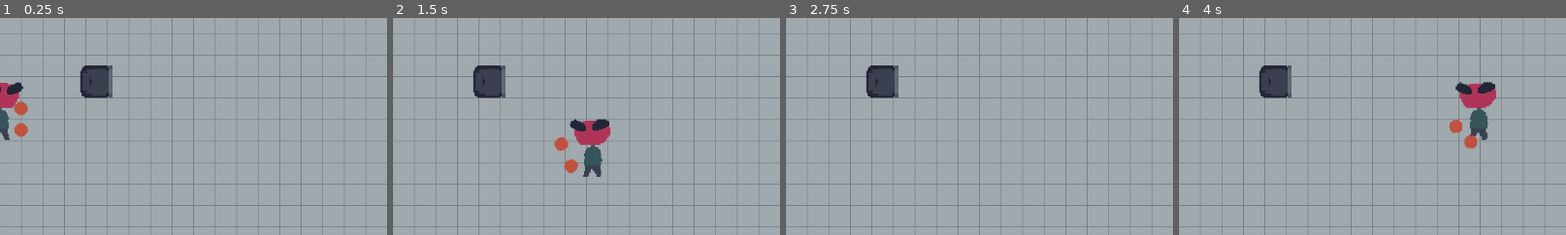
Above: before the commit, frames 1-4 (left to right).
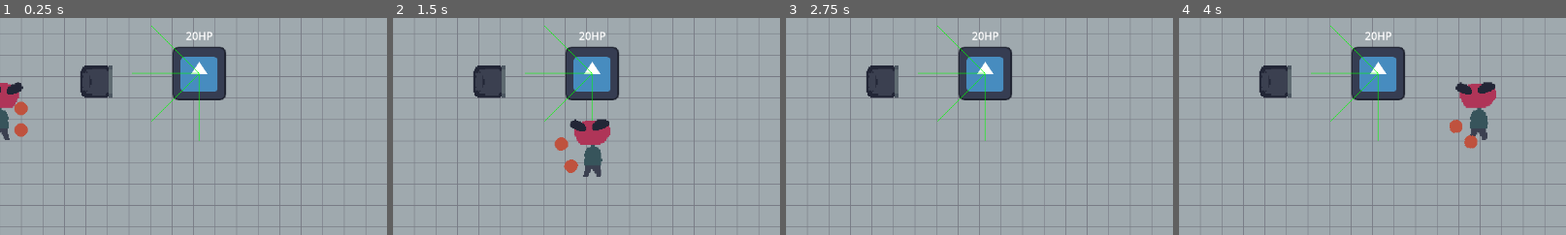
Above: after the commit, the same moments.

Repository: artemvandalovski/Salty-John
Game: Godot game, scene res://levels/office.tscn
Two runs of this game, one before a commit and one after it. Both use one fixed random seed, a clock stepped at 60 frames per second and the inputs below. The engine's default icon, where the game draws it, is replaced by a stand-in: a white triangle on a blue panel in a dark square.
Inputs (mouse positions are % of the whole screen's width and height, from its top left):
- Up to frame 1 (0.25 s): no input
- Up to frame 2 (1.5 s): tap Enter at 0.5 s; move the mouse to (72, 45) at 0.52 s; hold D (right) 0.53-1.28 s; click (72, 45) at 0.6 s; move the mouse to (30, 55) at 1.27 s; hold S (down) from 1.28 s (still down); right-click (30, 55) at 1.35 s
- Up to frame 3 (2.75 s): move the mouse to (60, 28) at 2.02 s; release S (down) at 2.03 s; hold D (right) from 2.03 s (still down); click (60, 28) at 2.1 s
- Up to frame 4 (4 s): move the mouse to (45, 70) at 2.77 s; release D (right) at 2.78 s; hold W (up) 2.78-3.53 s; right-click (45, 70) at 2.85 s; move the mouse to (80, 65) at 3.52 s; hold A (left) from 3.53 s (still down); click (80, 65) at 3.6 s
The pictures show only the part of the screen within x 50-100%, y 27-77%; the shares and areas given below are measured in that part.

The runs differ from the first frame. In frame 1, 3.8% of the frame differs, in the area x 34-59%, y 3-57%; in frame 2, 3.7%; in frame 3, 3.8%; in frame 4, 3.8%.

Commit message:
Raycasts Nodes -> Codes

Diff:
--- a/enemies/context_steering.gd
+++ b/enemies/context_steering.gd
@@ -1,30 +1,41 @@
 extends Node2D
 
-# RESTART WITH USING RAYCAST NODES AND NAVIGATION NODES
+const NUM_RAYS = 8
+const RAY_LENGTH = 100
 
-#func solve(caller: Object, interest_method: String, binds: Array = []) -> Vector2:
-	#var result: Vector2 = Vector2.ZERO
-	#
-	#for i in range(num_rays):
-		#var ray: RayCast2D = get_child(i)
-		#var ray_dir = ray.cast_to.normalized()
-		#
-		## Calc interest
-		#var interest: float = caller.call(interest_method, ray_dir, binds)
-		#
-		## Calc danger
-		#var rdist: float = view_dist if !ray.is_colliding() else ray.get_collision_point().distance_to(global_position)
-		#if rdist == 0: return Vector2.ZERO #prevents some crashes
-		#var danger: float = view_dist/rdist * 0.1 * danger_weight
-		#
-		#if DRAW_DEBUG:
-			#imap[i] = interest
-			#dmap[i] = danger
-		#
-		#result += ray_dir * max(interest-danger, 0.0)
-	#
-	#if DRAW_DEBUG:
-		#finaldir = result.normalized()
-		#update()
-	#
-	#return result.normalized()
+var angle_step = TAU / NUM_RAYS
+
+@onready var player: Node2D = Global.player
+
+
+func _ready():
+	generate_raycasts()
+
+func _process(delta):
+	calc_interest()
+
+func _draw():
+	for i in range(NUM_RAYS):
+		var ray: RayCast2D = get_child(i)
+		var direction: Vector2 = ray.target_position
+
+		var forward_direction = to_local(player.global_position)
+		var dot_product = direction.dot(forward_direction)
+		var importance = clamp(dot_product, 0.0, 1.0)
+		print(importance)
+		var interest = direction * importance
+
+		draw_line(Vector2(), interest, Color.GREEN, 1.0)
+
+
+func generate_raycasts():
+	for i in range(NUM_RAYS):
+		var ray = RayCast2D.new()
+		var direction = Vector2(cos(i * angle_step), sin(i * angle_step)) * RAY_LENGTH
+		ray.collision_mask = 2
+		ray.add_exception(owner)
+		ray.set_target_position(direction)
+		add_child(ray)
+
+func calc_interest():
+	var forward_direction = to_local(player.global_position)
--- a/enemies/dummy.tscn
+++ b/enemies/dummy.tscn
@@ -32,3 +32,4 @@
 offset_top = -68.0
 offset_right = 20.0
 offset_bottom = -45.0
+metadata/_edit_use_anchors_ = true
--- a/enemies/enemy.gd
+++ b/enemies/enemy.gd
@@ -23,10 +23,7 @@
 	label.text = str(health) + "HP"
 
 func handle_movement():
-	var dir = to_local(player.global_position)
-	#var dir = to_local(nav_agent.get_next_path_position()).normalized()
-	velocity = dir * speed
-	#velocity *= FRICTION
+	velocity *= FRICTION
 	move_and_slide()
 
 func take_damage(dmg: int):
@@ -37,7 +34,3 @@
 
 func take_knockback(kb: Vector2):
 	velocity += kb / mass
-
-func make_path():
-	pass
-	#nav_agent.target_position = player.global_position
--- a/enemies/enemy.tscn
+++ b/enemies/enemy.tscn
@@ -10,32 +10,6 @@
 [node name="ContextSteering" type="Node2D" parent="."]
 script = ExtResource("2_258u8")
 
-[node name="Interest" type="Node2D" parent="ContextSteering"]
-
-[node name="BottomRayCast" type="RayCast2D" parent="ContextSteering/Interest"]
-target_position = Vector2(0, 75)
-
-[node name="BottomLeftRayCast" type="RayCast2D" parent="ContextSteering/Interest"]
-target_position = Vector2(-60, 60)
-
-[node name="BottomRightRayCast" type="RayCast2D" parent="ContextSteering/Interest"]
-target_position = Vector2(60, 60)
-
-[node name="LeftRayCast" type="RayCast2D" parent="ContextSteering/Interest"]
-target_position = Vector2(-75, 0)
-
-[node name="RightRayCast" type="RayCast2D" parent="ContextSteering/Interest"]
-target_position = Vector2(75, 0)
-
-[node name="TopRayCast" type="RayCast2D" parent="ContextSteering/Interest"]
-target_position = Vector2(0, -75)
-
-[node name="TopLeftRayCast" type="RayCast2D" parent="ContextSteering/Interest"]
-target_position = Vector2(-60, -60)
-
-[node name="TopRightRayCast" type="RayCast2D" parent="ContextSteering/Interest"]
-target_position = Vector2(60, -60)
-
 [node name="Label" type="Label" parent="."]
 offset_right = 40.0
 offset_bottom = 23.0
--- a/levels/office.tscn
+++ b/levels/office.tscn
@@ -1,40 +1,15 @@
-[gd_scene load_steps=10 format=3 uid="uid://c6icymb4ir46n"]
+[gd_scene load_steps=8 format=3 uid="uid://c6icymb4ir46n"]
 
 [ext_resource type="Texture2D" uid="uid://dqciapcjqxcer" path="res://tilemaps/office_floor.png" id="1_3w1yi"]
 [ext_resource type="PackedScene" uid="uid://dqut3jqv5pwgt" path="res://player/john.tscn" id="1_7dqi1"]
-[ext_resource type="Texture2D" uid="uid://cnppwvwyp5kdb" path="res://tilemaps/wall_tiles.png" id="2_oea3j"]
 [ext_resource type="PackedScene" uid="uid://bv44wpix1v7ge" path="res://enemies/dummy.tscn" id="2_vxqqo"]
 [ext_resource type="PackedScene" uid="uid://rfoidhvmwr78" path="res://environment/draggable/chair/chair.tscn" id="3_0gulq"]
 [ext_resource type="Texture2D" uid="uid://dkhxrbhpbhgoi" path="res://icon.svg" id="4_wyy82"]
 
-[sub_resource type="TileSetAtlasSource" id="TileSetAtlasSource_6lxjo"]
-resource_name = "Walls"
-texture = ExtResource("2_oea3j")
-texture_region_size = Vector2i(32, 32)
-0:0/0 = 0
-1:0/0 = 0
-2:0/0 = 0
-3:0/0 = 0
-4:0/0 = 0
-5:0/0 = 0
-0:1/0 = 0
-1:1/0 = 0
-2:1/0 = 0
-3:1/0 = 0
-4:1/0 = 0
-5:1/0 = 0
-0:2/0 = 0
-1:2/0 = 0
-2:2/0 = 0
-3:2/0 = 0
-0:3/0 = 0
-1:3/0 = 0
-2:3/0 = 0
-3:3/0 = 0
-
 [sub_resource type="TileSet" id="TileSet_e4lei"]
-tile_size = Vector2i(32, 32)
-sources/2 = SubResource("TileSetAtlasSource_6lxjo")
+tile_size = Vector2i(64, 64)
+navigation_layer_0/layers = 1
+navigation_layer_1/layers = 1
 
 [sub_resource type="RectangleShape2D" id="RectangleShape2D_jn377"]
 size = Vector2(304, 63)
@@ -63,7 +38,7 @@
 [node name="John" parent="Y-Sort" instance=ExtResource("1_7dqi1")]
 
 [node name="Dummy" parent="Y-Sort" instance=ExtResource("2_vxqqo")]
-position = Vector2(308, -108)
+position = Vector2(297, -68)
 
 [node name="Chair" parent="Y-Sort" instance=ExtResource("3_0gulq")]
 position = Vector2(144, -56)
